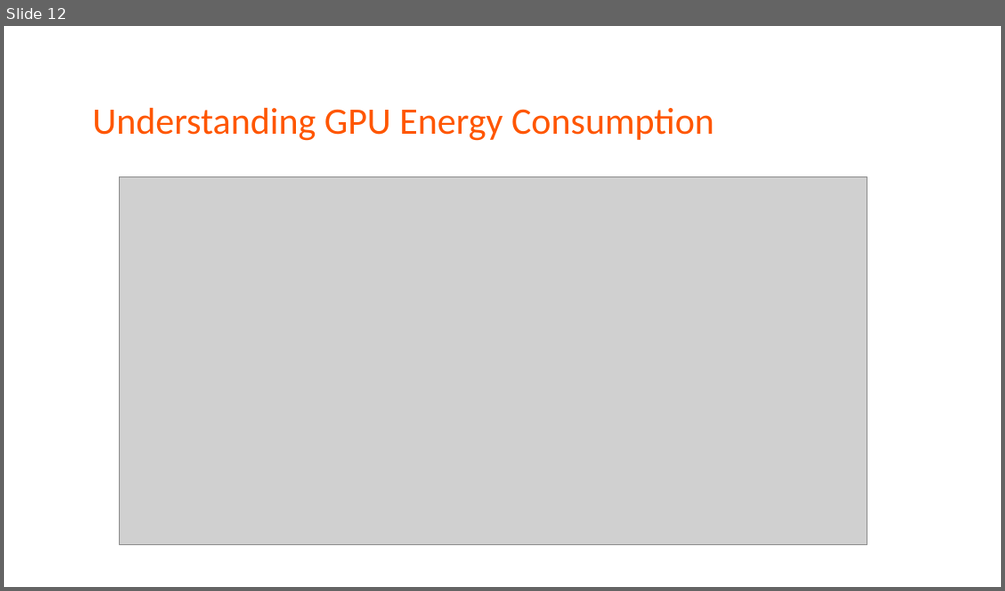
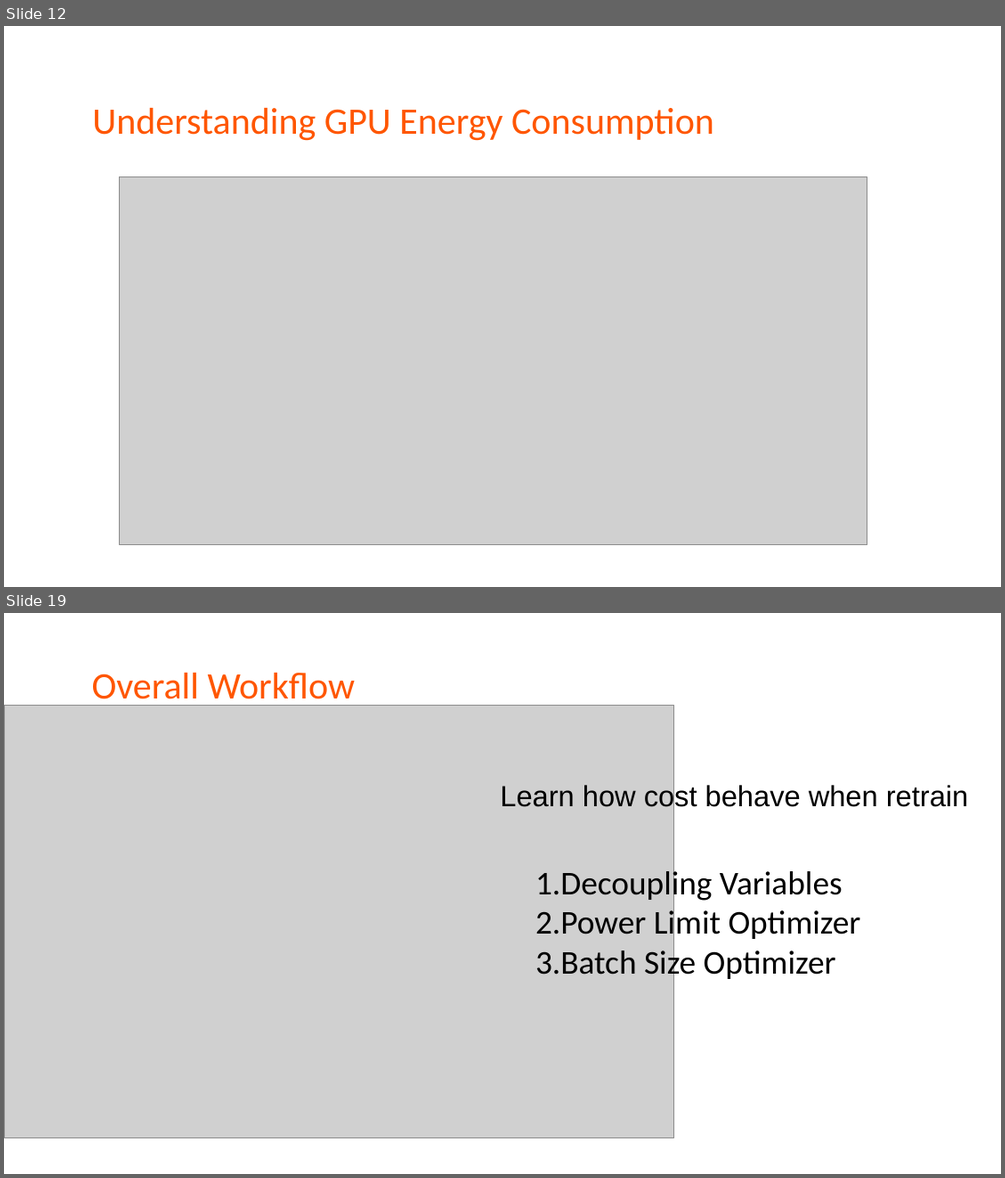
Before and after one commit to LukeLIN-web/CS345, a slide deck: paperview/zeuspresentation.pptx. Shown one above the other, each under a label of ours: slide 12 before the commit, slides 12 and 19 after it; the slides between them are not shown. The pictures are 1005x591 and 1005x1178 pixels, drawn with LibreOffice and Linux fonts; fonts in the diff are those of the drawing; grey boxes stand for pictures. Boxes give left, top, right and bottom in pixels: in the first picture for what was removed or moved away, otherwise in the second. Text is boxed around its words. In the diff, an @@ line names an element or a change of style, - is before the commit and + after.

```diff
--- a/paperview/zeuspresentation.pptx
+++ b/paperview/zeuspresentation.pptx
@@ slide 19 added at bbox=[4, 613, 1001, 1174], background #FFFFFF @@
@@ text added at bbox=[92, 673, 356, 707], 36 pt, text #FF5600 @@
+Overall Workflow
@@ picture added at bbox=[4, 706, 674, 1138] @@
@@ text added at bbox=[500, 783, 968, 811], 28 pt, text #000000 @@
+Learn how cost behave when retrain
@@ text added at bbox=[535, 867, 861, 982], 32 pt, text #000000 @@
+1. Decoupling Variables
+2. Power Limit Optimizer
+3. Batch Size Optimizer
```
Also in this commit, not shown: 4 slides changed, 14 other slides added, 1 slide removed, 6 other files.
